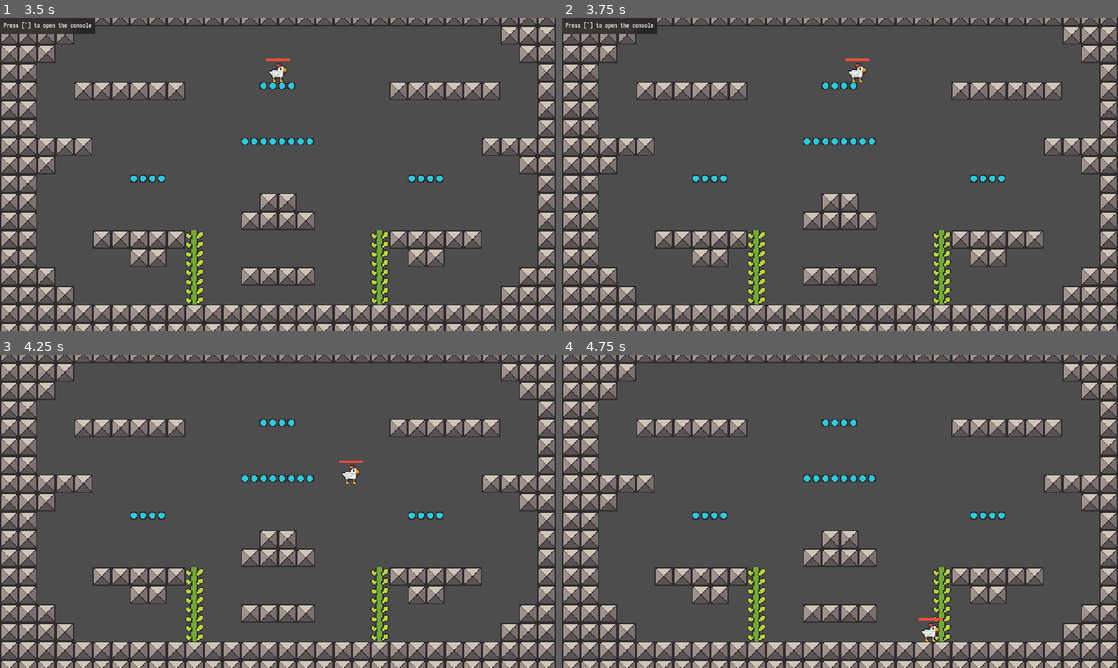
Above: before the commit, frames 1-4 (two rows, left to right).
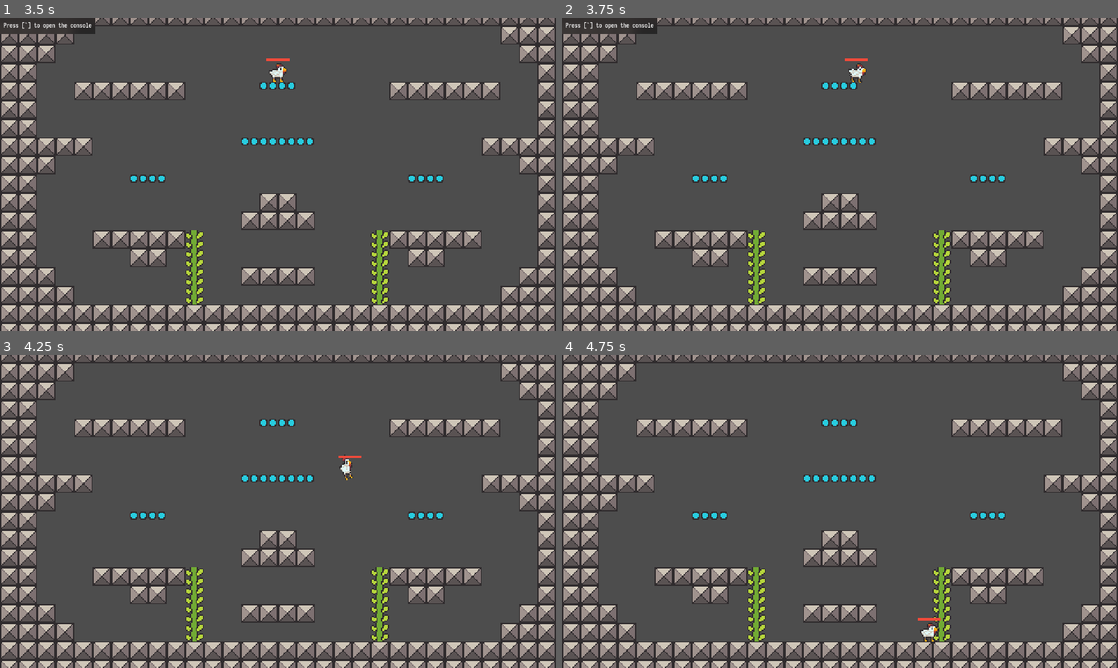
Above: after the commit, the same moments.

Repository: CiberTurtle/GamificationGame
Game: Godot game, scene res://main.tscn
Same seed, same stepped clock (60 frames per second), same inputs: the game is played once before the commit and once after it.
Inputs (mouse positions are in pixels of both pictures, inside the frame that each line leads up to):
- Up to frame 1 (3.5 s): click (294, 55) at 0.52 s; type "12" at 0.6 s; click (139, 55) at 1.25 s; click (139, 55) at 2 s; click "Open" at 2.75 s
- Up to frame 2 (3.75 s): tap Enter at 3.5 s; move the mouse to (962, 158) at 3.52 s; hold Right (right) from 3.53 s (still down); tap X (action) at 3.6 s; click (962, 158) at 3.67 s
- Up to frame 3 (4.25 s): keep holding Right (right)
- Up to frame 4 (4.75 s): move the mouse to (728, 527) at 4.27 s; release Right (right) at 4.28 s; hold Z (back) from 4.28 s (still down); tap X (action) at 4.35 s

Frame 1 is identical in both runs. In frame 2, less than 0.1% of the frame differs, in the area x 50-56%, y 12-21%; in frame 3, 0.2%, in the area x 60-66%, y 31-42%; in frame 4, less than 0.1%.

Commit message:
added basic anims

Diff:
--- a/scenes/player.tscn
+++ b/scenes/player.tscn
@@ -31,8 +31,12 @@
 item_drop_velocity = Vector2(24, -64)
 move_speed = 96.0
 move_crouch_speed = 48.0
-extra_ground_dec = 256.0
-extra_air_dec = 128.0
+move_acc_ticks = 6.0
+move_opp_ticks = 6.0
+move_acc_air_ticks = 12.0
+move_opp_air_ticks = 12.0
+extra_ground_dec = 512.0
+extra_air_dec = 256.0
 
 [node name="Flip" type="Node2D" parent="."]
 unique_name_in_owner = true
--- a/scripts/parts/durability.gd
+++ b/scripts/parts/durability.gd
@@ -4,5 +4,6 @@
 
 func trigger() -> void:
 	uses -= 1
+
 	if uses <= 0:
 		owner.die()
--- a/scripts/player.gd
+++ b/scripts/player.gd
@@ -14,7 +14,6 @@
 @export_group('Movement', 'move_')
 @export_range(0, 128., 1, 'or_greater', 'suffix:px/s') var move_speed := 64.
 @export_range(0, 128., 1, 'or_greater', 'suffix:px/s') var move_crouch_speed := 32.
-
 
 @export_range(0, 60, 1, 'or_greater', 'suffix:ticks') var move_acc_ticks := 4.
 @onready var move_acc_time := move_acc_ticks / TPS
@@ -80,6 +79,13 @@
 
 func _process(delta: float) -> void:
 	process_inputs()
+	var speed_ratio: float = abs(speed_move/move_speed)
+	art_node2d.rotation_degrees = speed_ratio*lerp(10., -15., clamp(speed_vertical/Calc.jump_velocity(jump_height, gravity), 0., 1.))
+	art_node2d.scale.x = 1. - abs(speed_vertical/max_fall_speed)*.5
+	art_node2d.scale.y = 1. + abs(speed_vertical/max_fall_speed)*.5
+
+	if input_move.y > 0:
+		art_node2d.scale.y -= .5
 
 func reset_movement() -> void:
 	speed_move = 0.
@@ -110,8 +116,6 @@
 		direction = sign(input_move.x)
 		flip_node2d.scale.x = direction
 
-	art_node2d.scale.y = .67 if input_move.y > 0. else 1.
-
 	if is_clibing:
 		process_state_climb(delta)
 	else:
@@ -121,7 +125,7 @@
 	if is_on_floor():
 		is_jumping = false
 
-	if ladder_dectector_area.get_overlapping_bodies().size() > 0 and input_move.y < 0:
+	if ladder_dectector_area.get_overlapping_bodies().size() > 0 and input_move.y < 0 and speed_vertical > -climb_speed_vertical:
 		is_clibing = true
 		is_jumping = false
 		return
@@ -129,10 +133,11 @@
 	process_movement(delta)
 	process_gravity(delta)
 	process_jump(delta)
+	move()
+
 	process_action(delta)
 
-	move()
-
+var jumped_from_ladder := false
 func process_state_climb(delta: float) -> void:
 	if ladder_dectector_area.get_overlapping_bodies().size() == 0 or (is_on_floor() and input_move.y > 0):
 		is_clibing = false
@@ -151,6 +156,8 @@
 		return
 
 	move()
+
+	process_action(delta)
 
 func move() -> void:
 	velocity.x = (speed_move + speed_extra)
@@ -275,7 +282,8 @@
 		punch_area.attack_overlap(self)
 
 func try_pickup_item(item: Item) -> bool:
-	assert(not held_item, 'cannot pick up item - an item is already being held')
+	if held_item: return false
+	#assert(not held_item, 'cannot pick up item - an item is already being held')
 
 	item.player = self
 	item.damage_source = self
